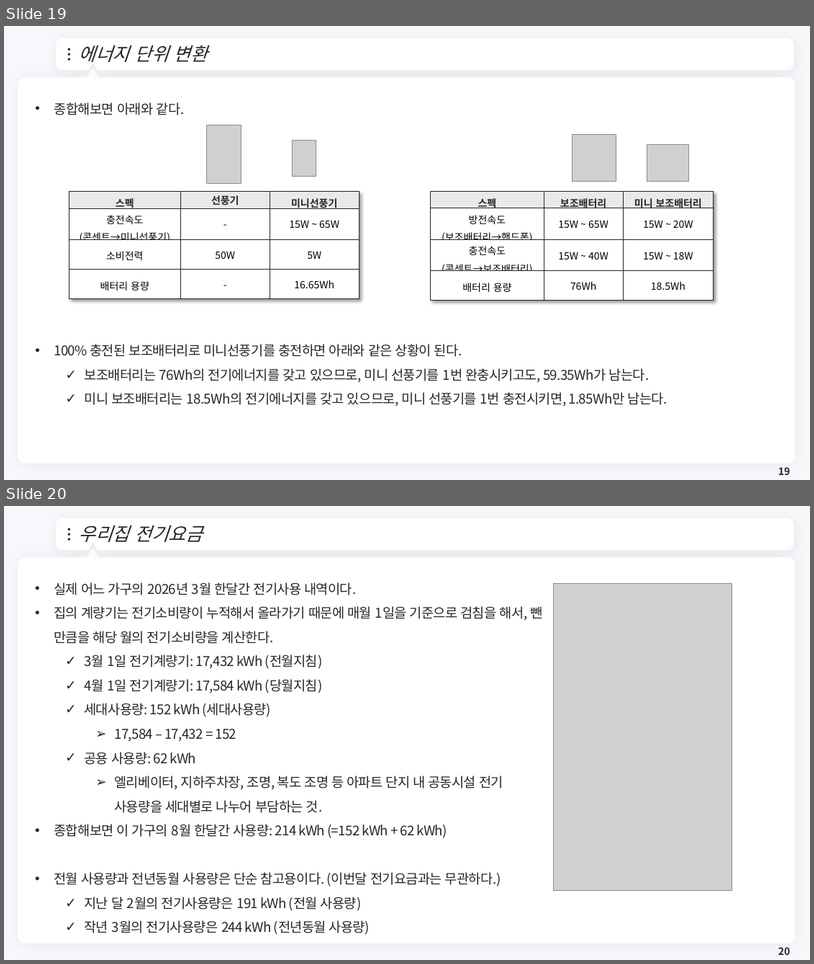
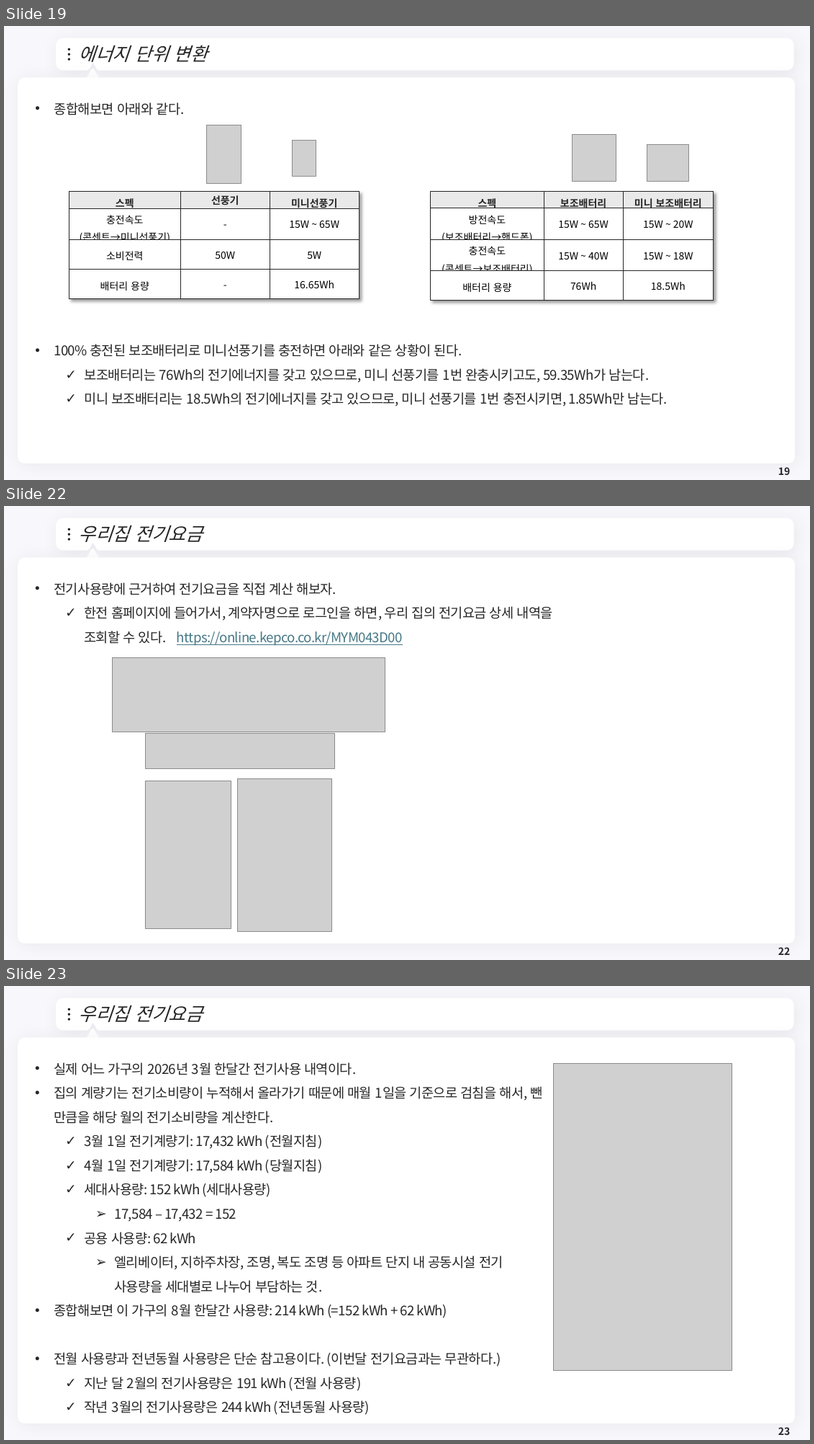
Before and after one commit to meandthey/Teaching, a slide deck: 에너지경제학/자원에너지경제학_Chapter_1.pptx. Shown one above the other, each under a label of ours: slides 19 and 20 before the commit, slides 19, 22 and 23 after it; the slides between them are not shown. The pictures are 814x964 and 814x1444 pixels, drawn with LibreOffice and Linux fonts; fonts in the diff are those of the drawing; grey boxes stand for pictures; background and template pictures are left out. Boxes give left, top, right and bottom in pixels: in the first picture for what was removed or moved away, otherwise in the second. Text is boxed around its words. In the diff, an @@ line names an element or a change of style, - is before the commit and + after.

```diff
--- a/에너지경제학/자원에너지경제학_Chapter_1.pptx
+++ b/에너지경제학/자원에너지경제학_Chapter_1.pptx
@@ slide 22 added at <box>4,506,810,960</box>, background #F8F7FC; not listed: 7 template elements that a slide beside it also shows @@
@@ title added at <box>79,525,203,542</box>, 22 pt, text #262626, italic @@
+우리집 전기요금
@@ text added at <box>54,582,553,646</box>, 16 pt, text #262626 @@
+• 전기사용량에 근거하여 전기요금을 직접 계산 해보자.
+  ✓ 한전 홈페이지에 들어가서, 계약자명으로 로그인을 하면, 우리 집의 전기요금 상세 내역을 조회할 수 있다. https://online.kepco.co.kr/MYM043D00
@@ picture added at <box>113,657,386,731</box> @@
@@ picture added at <box>146,733,335,768</box> @@
@@ picture added at <box>145,780,232,929</box> @@
@@ picture added at <box>238,779,332,932</box> @@
@@ page number added at <box>779,947,790,955</box>, 12 pt, text #262626, bold @@
+22
@@ what was slide 20 is now slide 23 @@
@@ page number at <box>779,1427,790,1435</box>: text changed @@
-20
+23
```
Also in this commit, not shown: 2 slides changed, 9 other slides added, 1 other file.
